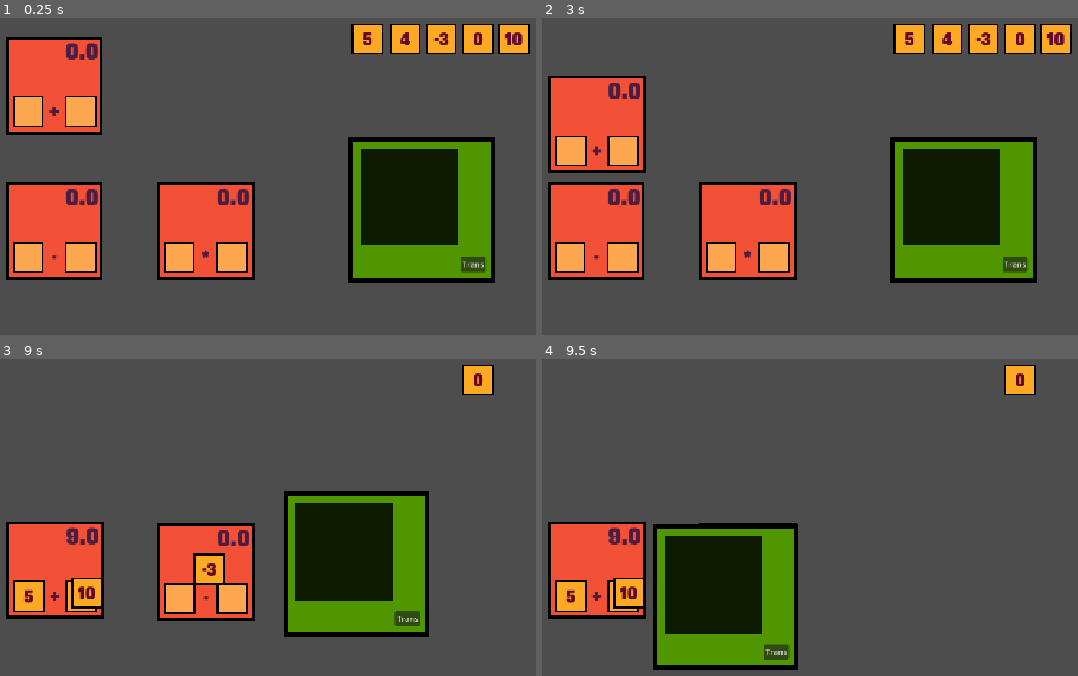
Above: before the commit, frames 1-4 (two rows, left to right).
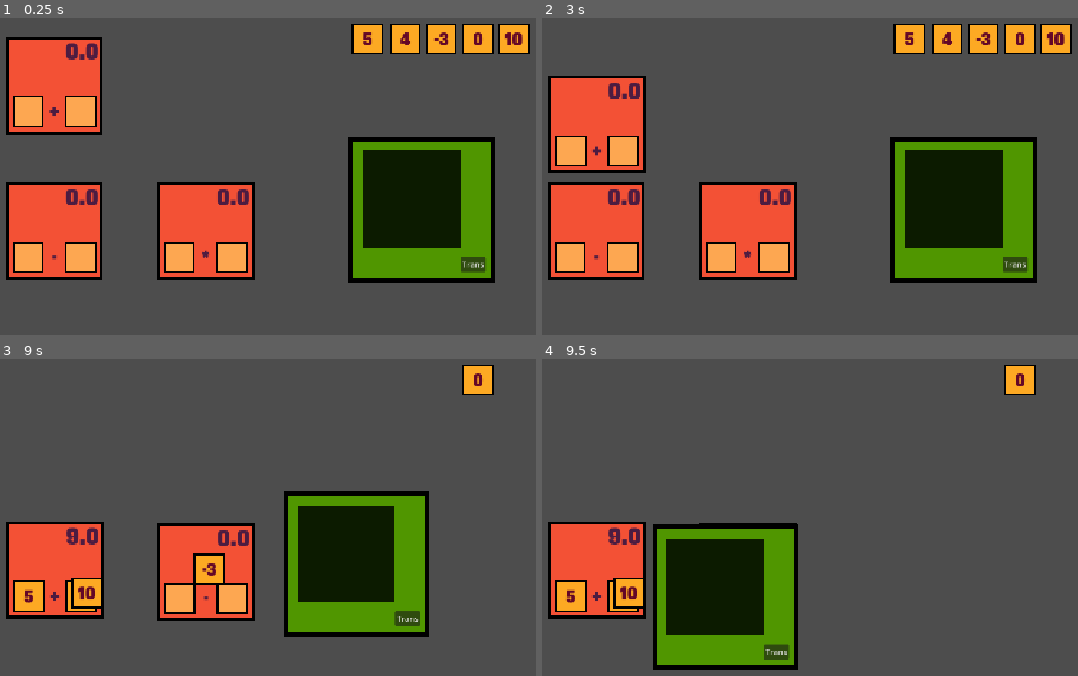
Above: after the commit, the same moments.

Repository: xuansh/24PointsGame
Game: Godot game, scene res://Screen/demo.tscn
The game is run twice, just before and just after one commit, with the same random seed, the same clock (stepped at 60 frames per second) and the same inputs.
Inputs (mouse positions are in pixels of both pictures, inside the frame that each line leads up to):
- Up to frame 1 (0.25 s): no input
- Up to frame 2 (3 s): click "Trans" at 0.5 s; click "Trans" at 1.25 s; click "Trans" at 2 s; tap Enter at 2.75 s; drag from (595, 84) to (595, 230) at 2.77 s
- Up to frame 3 (9 s): drag from (53, 571) to (230, 596) at 3.52 s; move the mouse to (203, 571) at 4.27 s; press the mouse at (203, 571) at 4.28 s; release the mouse at (203, 571) at 5 s; tap Space at 5 s; drag from (369, 381) to (26, 596) at 5.02 s; drag from (407, 381) to (80, 596) at 5.77 s; drag from (514, 381) to (80, 596) at 6.52 s; move the mouse to (477, 381) at 7.27 s; press the mouse at (477, 381) at 7.28 s; release the mouse at (477, 381) at 8 s; tap Enter at 8 s; drag from (439, 381) to (203, 571) at 8.02 s; drag from (423, 549) to (182, 596) at 8.77 s
- Up to frame 4 (9.5 s): no input

The runs differ from the first frame. In frame 1, 0.5% of the frame differs, in the area x 67-87%, y 41-73%; in frame 2, 0.5%; in frame 3, 0.5%; in frame 4, 0.4%.

Commit message:
修改：     Screen/TransformBlock.tscn 	修改：     Scripts/TransformBlock.gd 	修改：     Scripts/game_manager.gd

Diff:
--- a/Screen/TransformBlock.tscn
+++ b/Screen/TransformBlock.tscn
@@ -47,14 +47,12 @@
 texture = SubResource("GradientTexture2D_qoy4r")
 
 [node name="OperatorBlock" type="Area2D" parent="Sprite2D" unique_id=390526526]
-position = Vector2(-6, -9)
+position = Vector2(-21, -21)
 
 [node name="CollisionShape2D" type="CollisionShape2D" parent="Sprite2D/OperatorBlock" unique_id=279753605]
-position = Vector2(-19, -17)
 shape = SubResource("RectangleShape2D_qoy4r")
 
 [node name="Sprite2D" type="Sprite2D" parent="Sprite2D/OperatorBlock" unique_id=89823283]
-position = Vector2(-19, -17)
 texture = SubResource("GradientTexture2D_add87")
 
 [node name="Button" type="Button" parent="." unique_id=972987877]
--- a/Scripts/TransformBlock.gd
+++ b/Scripts/TransformBlock.gd
@@ -14,12 +14,19 @@
 			global_position = lerp(global_position, get_global_mouse_position(), 20 * delta)
 			if operator_block:
 				operator_block.global_position = target_operator_block.global_position
+				if operator_block.input_a:
+					operator_block.input_a.global_position = operator_block.operand_a.global_position
+				if operator_block.input_b:
+					operator_block.input_b.global_position = operator_block.operand_b.global_position
 		if GAMEMANAGER.current_dragging == operator_block:
 			operator_block = null
 
 	if Input.is_action_just_released("MOUSE_BUTTON_LEFT"):
 		if target_operator_block.has_overlapping_areas() and temp_operator_block != null and target_operator_block.global_position.distance_to(temp_operator_block.global_position) < (target_operator_block.get_child(0).shape.size.x * 0.7):
-			temp_operator_block.global_position = target_operator_block.global_position
+			var tween = create_tween()
+			tween.set_trans(Tween.TRANS_BACK)
+			tween.set_ease(Tween.EASE_OUT)
+			tween.tween_property(temp_operator_block, "global_position", target_operator_block.global_position, 0.1)
 			operator_block = temp_operator_block
 
 func output_NumberBlock() -> void:
@@ -43,7 +50,7 @@
 				GAMEMANAGER.current_dragging = null
 
 func _on_operator_block_area_entered(area: Area2D) -> void:
-	if area.is_in_group("OperatorArea") and operator_block != null and area.is_dragging:
+	if area.is_in_group("OperatorArea") and operator_block == null and area.is_dragging:
 		temp_operator_block = area
 
 func _on_operator_block_area_exited(area: Area2D) -> void:
--- a/Scripts/game_manager.gd
+++ b/Scripts/game_manager.gd
@@ -19,6 +19,16 @@
 			if current_dragging.input_b:
 				z_index += 1
 				current_dragging.input_b.z_index = z_index
+		if current_dragging.BlockType == "Transform":
+			if current_dragging.operator_block:
+				z_index += 1
+				current_dragging.operator_block.z_index = z_index
+				if current_dragging.operator_block.input_a:
+					z_index += 1
+					current_dragging.operator_block.input_a.z_index = z_index
+				if current_dragging.operator_block.input_b:
+					z_index += 1
+					current_dragging.operator_block.input_b.z_index = z_index
 
 func detect_top_block() -> void:
 	var max_z_index = -999
